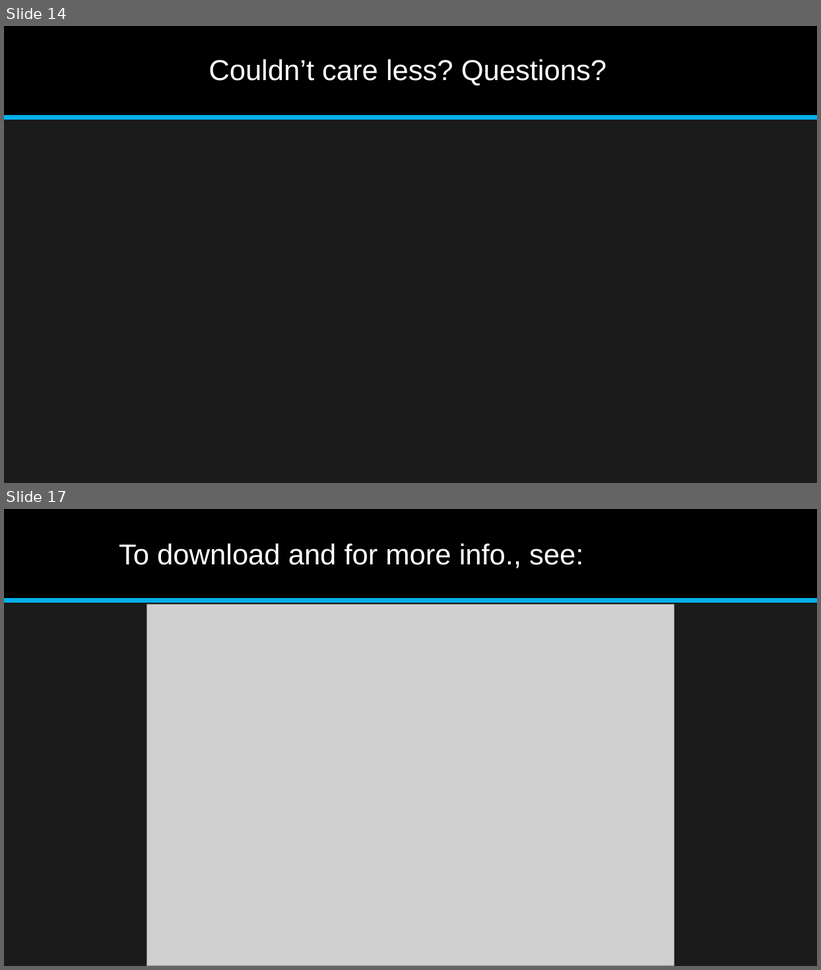
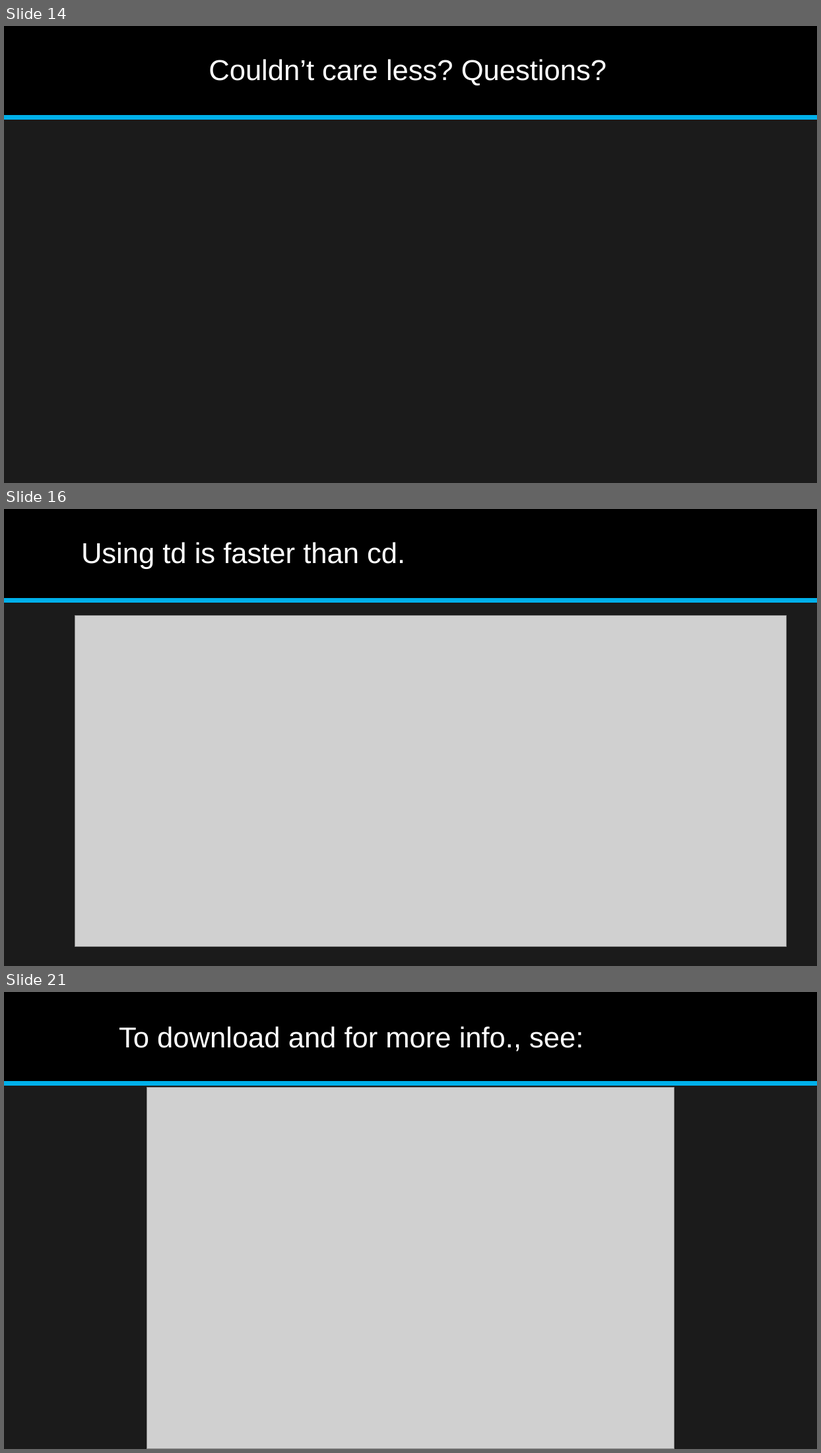
Before and after one commit to jonathan-r-jones/Composable-Batch-Files, a slide deck: Composable Batch File Helper.pptx. Shown one above the other, each under a label of ours: slides 14 and 17 before the commit, slides 14, 16 and 21 after it; the slides between them are not shown. The pictures are 821x970 and 821x1453 pixels, drawn with LibreOffice and Linux fonts; fonts in the diff are those of the drawing; grey boxes stand for pictures. Boxes give left, top, right and bottom in pixels: in the first picture for what was removed or moved away, otherwise in the second. Text is boxed around its words. In the diff, an @@ line names an element or a change of style, - is before the commit and + after.

```diff
--- a/Composable Batch File Helper.pptx
+++ b/Composable Batch File Helper.pptx
@@ slide 16 added at (4,509,817,966), background #1B1B1B; not listed: 2 template elements that a slide beside it also shows @@
@@ title added at (81,542,405,569), 34 pt, text #FFFFFF @@
+Using td is faster than cd.
@@ picture added at (75,616,787,947) @@
@@ what was slide 17 is now slide 21 @@
```
Also in this commit, not shown: 2 slides changed, 4 other slides added, 1 slide removed, 2 other files.
